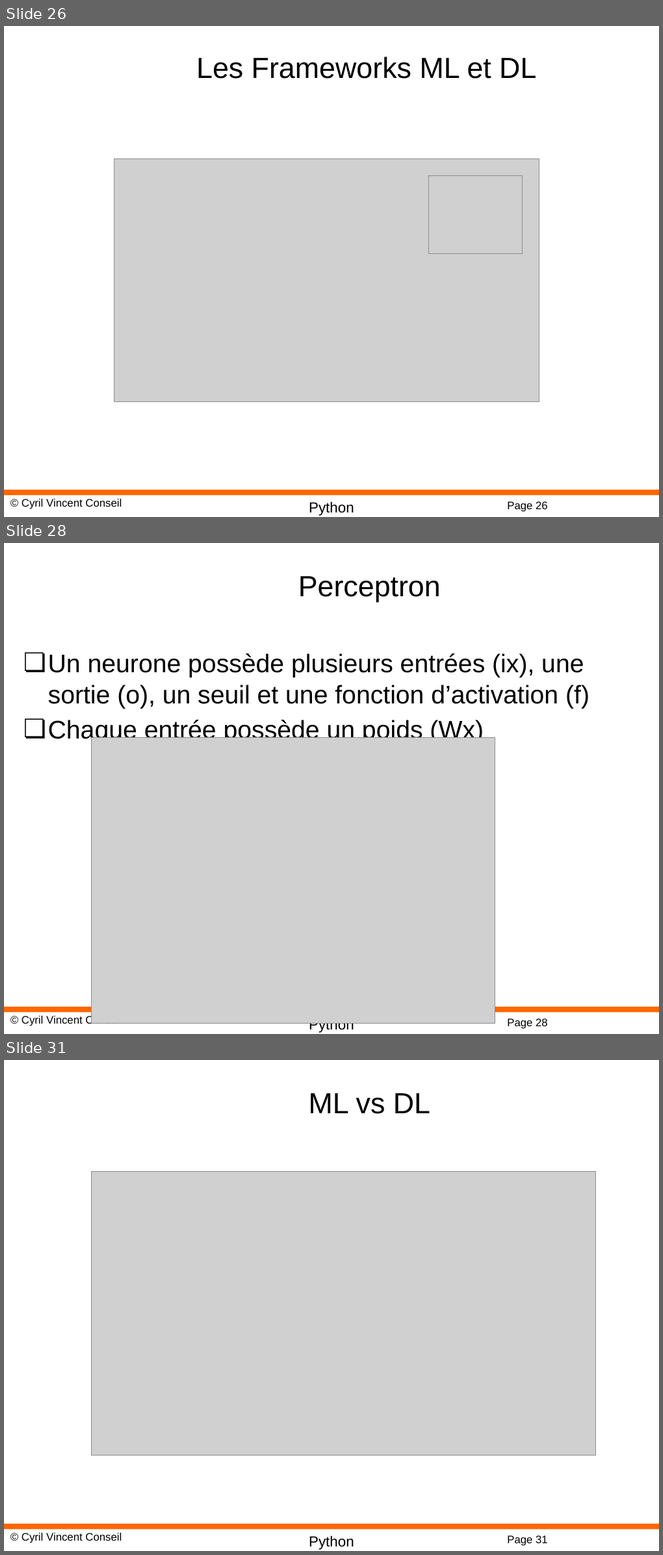
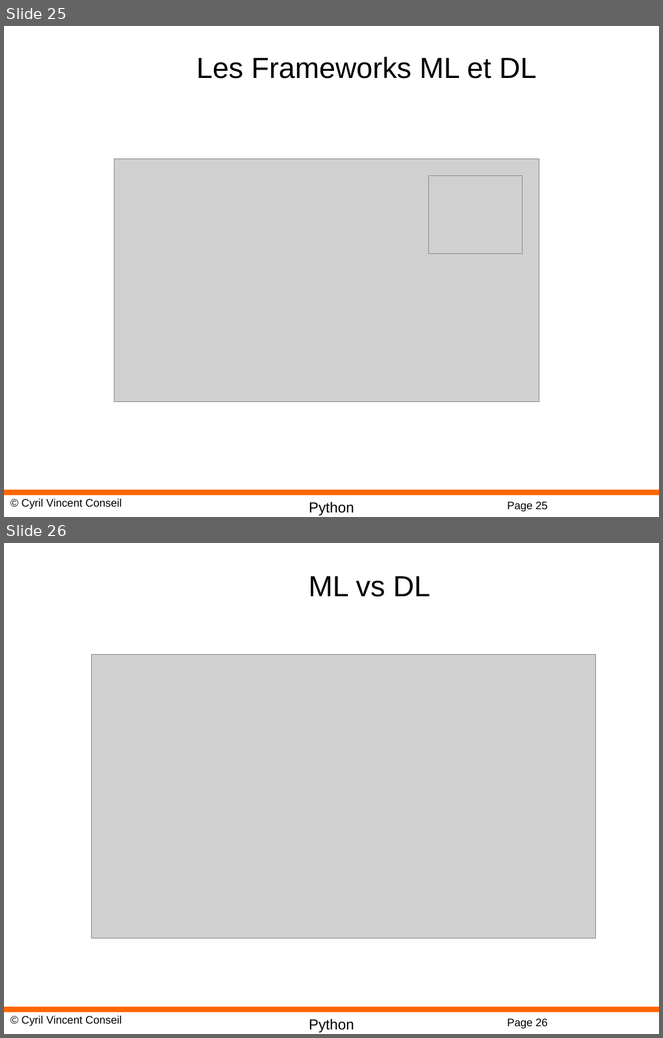
Before and after one commit to cyrilvincent/bigdata, a slide deck: ppt/BigData04-MachineLearning.pptx. Shown one above the other, each under a label of ours: slides 26, 28 and 31 before the commit, slides 25 and 26 after it; the slides between them are not shown. The pictures are 663x1555 and 663x1038 pixels, drawn with LibreOffice and Linux fonts; fonts in the diff are those of the drawing; grey boxes stand for pictures; background and template pictures are left out. Boxes give left, top, right and bottom in pixels: in the first picture for what was removed or moved away, otherwise in the second. Text is boxed around its words. In the diff, an @@ line names an element or a change of style, - is before the commit and + after.

```diff
--- a/ppt/BigData04-MachineLearning.pptx
+++ b/ppt/BigData04-MachineLearning.pptx
@@ slide 28 removed at [4,543,659,1034], background #FFFFFF; not listed: 4 template elements that a slide beside it also shows @@
@@ title removed at [298,576,441,602] @@
-Perceptron
@@ text removed at [48,653,590,744] @@
-❏ Un neurone possède plusieurs entrées (ix), une sortie (o), un seuil et une fonction d’activation (f)
-❏ Chaque entrée possède un poids (Wx)
@@ picture removed at [91,737,495,1023] @@
@@ what was slide 26 is now slide 25 @@
@@ page number at [507,502,548,512]: text changed @@
-Page 26
+Page 25
@@ what was slide 31 is now slide 26 @@
@@ page number at [507,1019,548,1029]: text changed @@
-Page 31
+Page 26
```
Also in this commit, not shown: 4 other slides removed, 13 other files.
